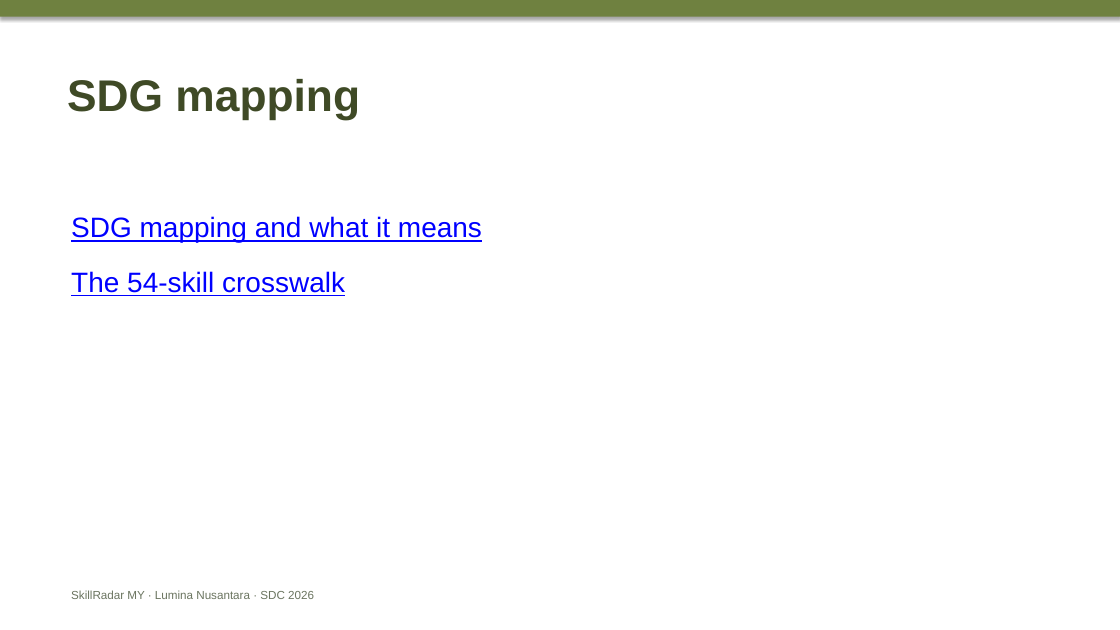
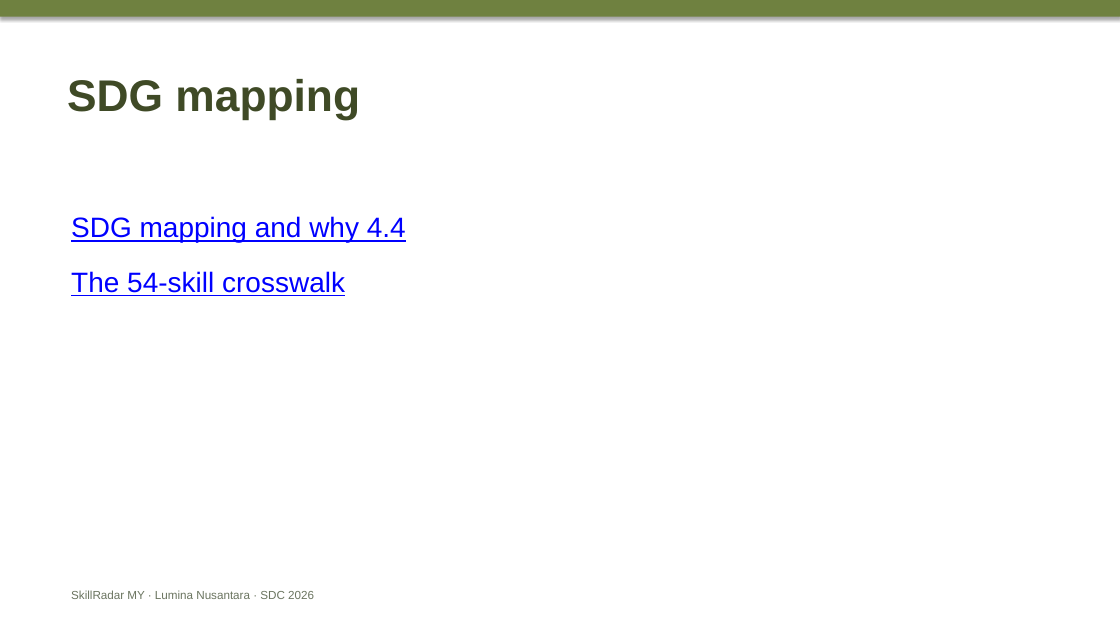
Before and after one commit to douyinlin/sdc2026-lumina-nusantara, a slide deck: slide 5 of team/CUE_DECK_4min10_to_6min.pptx. Drawn at 1120x630 pixels with LibreOffice and Linux fonts; fonts in the diff are those of the drawing. Boxes give left, top, right and bottom in pixels: in the first picture for what was removed or moved away, otherwise in the second. Text is boxed around its words. In the diff, an @@ line names an element or a change of style, - is before the commit and + after.

```diff
--- a/team/CUE_DECK_4min10_to_6min.pptx
+++ b/team/CUE_DECK_4min10_to_6min.pptx
@@ text at bbox=[71, 216, 406, 243]: text changed @@
-SDG mapping and what it means
+SDG mapping and why 4.4
```
Also in this commit, not shown: 3 other slides changed, 3 other files.
